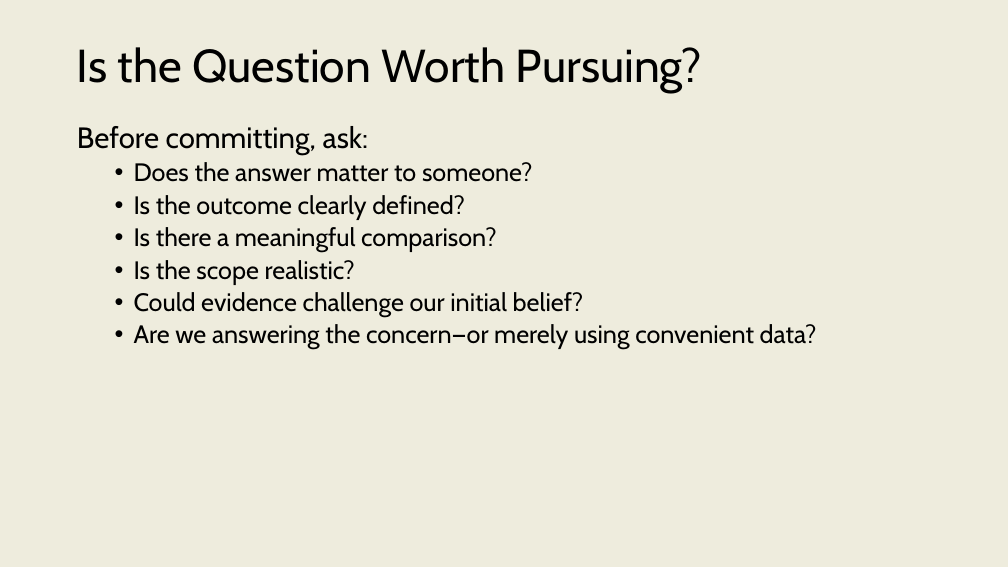
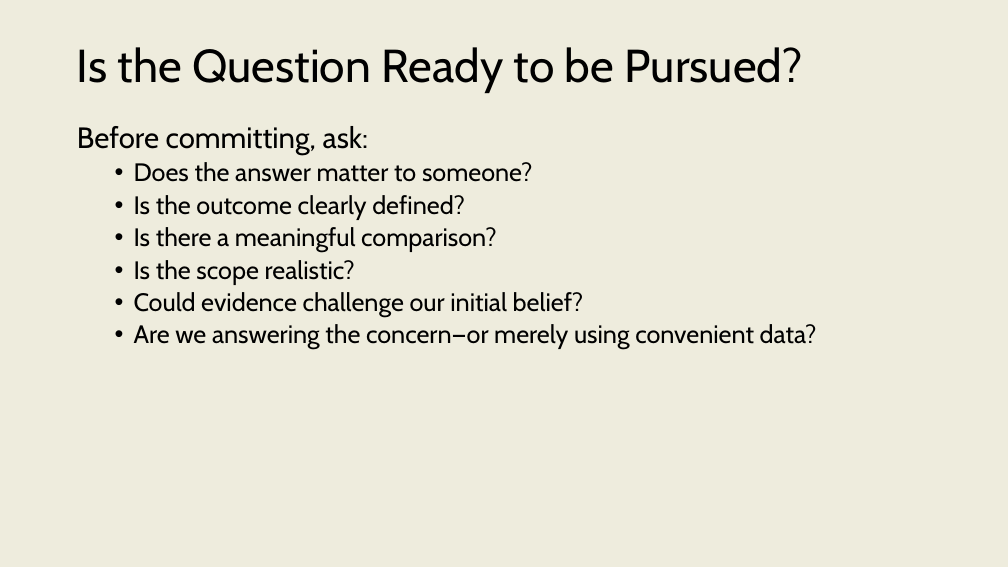
Before and after one commit to onishisaryu/HES-3000-Sports-Data-Analytics, a slide deck: slide 23 of pptx canvas/Lecture3.pptx. Drawn at 1008x567 pixels with LibreOffice and Linux fonts; fonts in the diff are those of the drawing. Boxes give left, top, right and bottom in pixels: in the first picture for what was removed or moved away, otherwise in the second. Text is boxed around its words. In the diff, an @@ line names an element or a change of style, - is before the commit and + after.

```diff
--- a/pptx canvas/Lecture3.pptx
+++ b/pptx canvas/Lecture3.pptx
@@ title at [77,47,803,93]: text changed @@
-Is the Question Worth Pursuing?
+Is the Question Ready to be Pursued?
```
Also in this commit, not shown: 6 other slides changed, 1 slide added, 1 slide removed, 2 other files.
